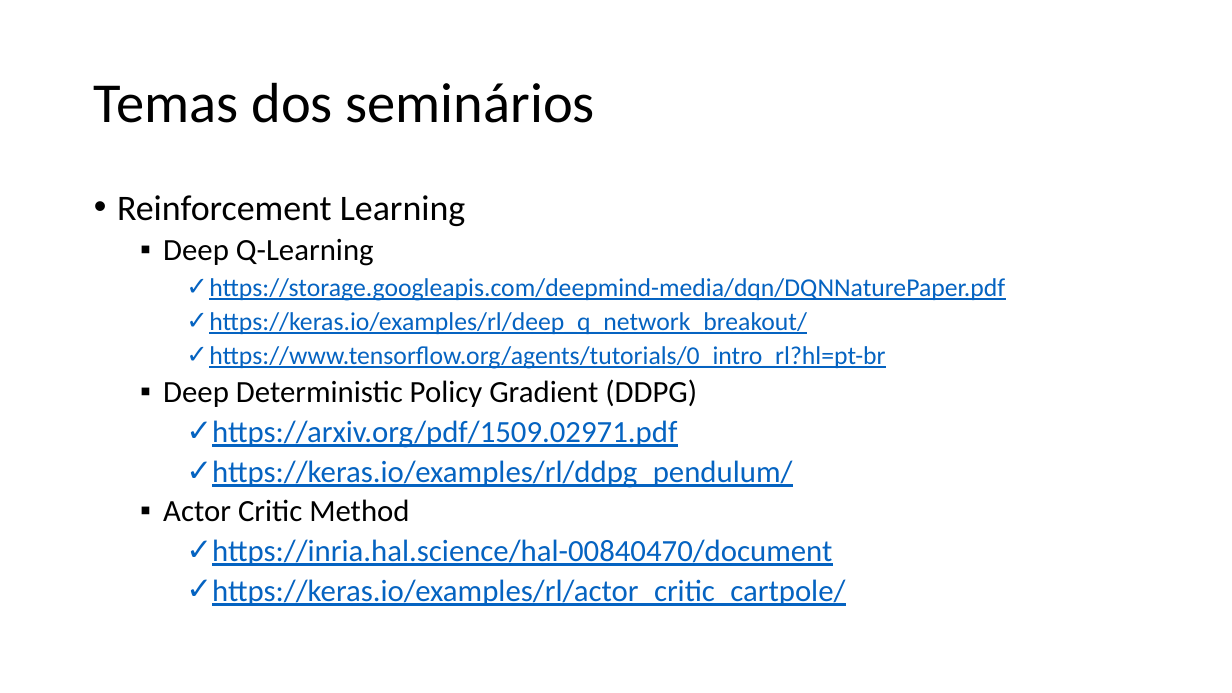
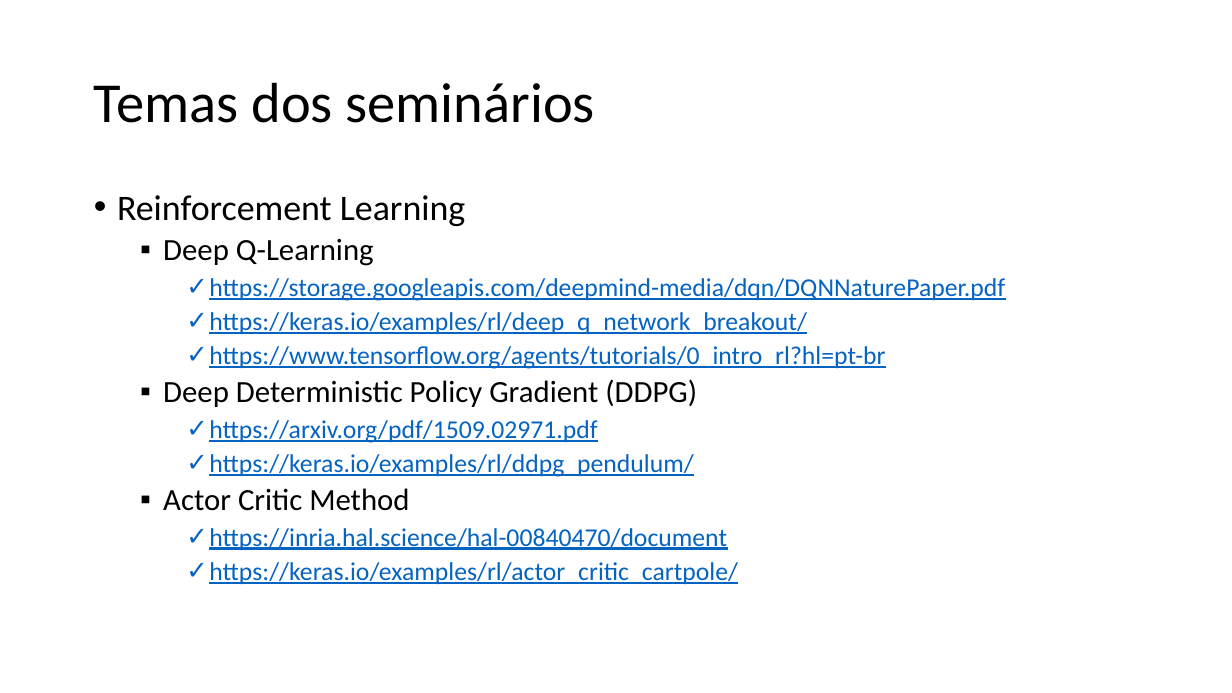
Before and after one commit to zz4fap/tp558-adv-ml, a slide deck: slide 13 of slides/TP558_1_Introdução_ao_curso.pptx. Drawn at 1232x693 pixels with LibreOffice and Linux fonts; fonts in the diff are those of the drawing. Boxes give left, top, right and bottom in pixels: in the first picture for what was removed or moved away, otherwise in the second. Text is boxed around its words. In the diff, an @@ line names an element or a change of style, - is before the commit and + after.

```diff
--- a/slides/TP558_1_Introdução_ao_curso.pptx
+++ b/slides/TP558_1_Introdução_ao_curso.pptx
@@ text at (209, 420, 738, 584): size 24 to 20 pt in "https://arxiv.org/pdf/1509.02971.pdf", "https://keras.io/examples/rl/ddpg_pendulum/", "https://inria.hal.science/hal-00840470/document", "https://keras.io/examples/rl/actor_critic_cartpole/" @@
```
Also in this commit, not shown: 5 other slides changed, 5 other files.
